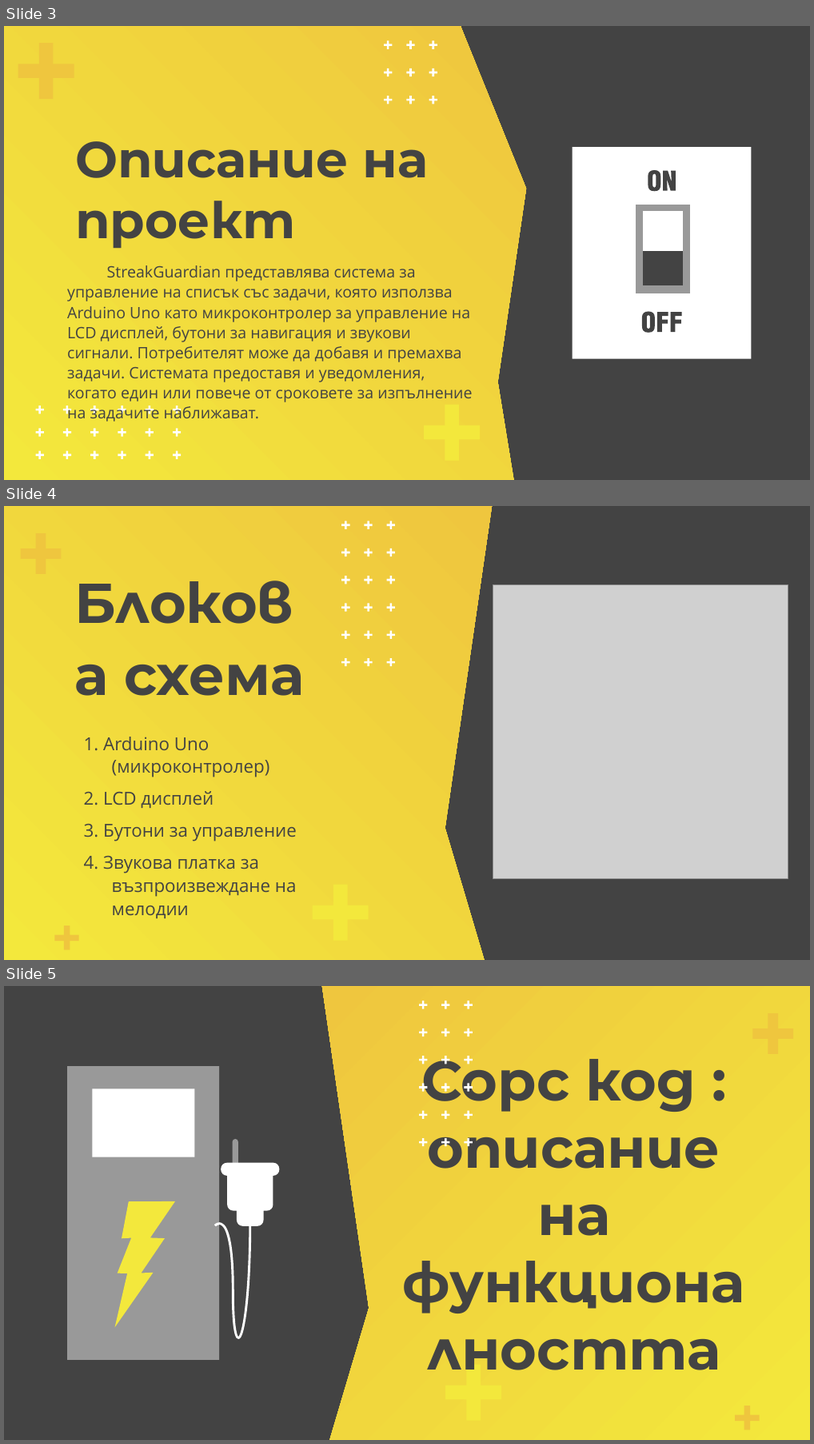
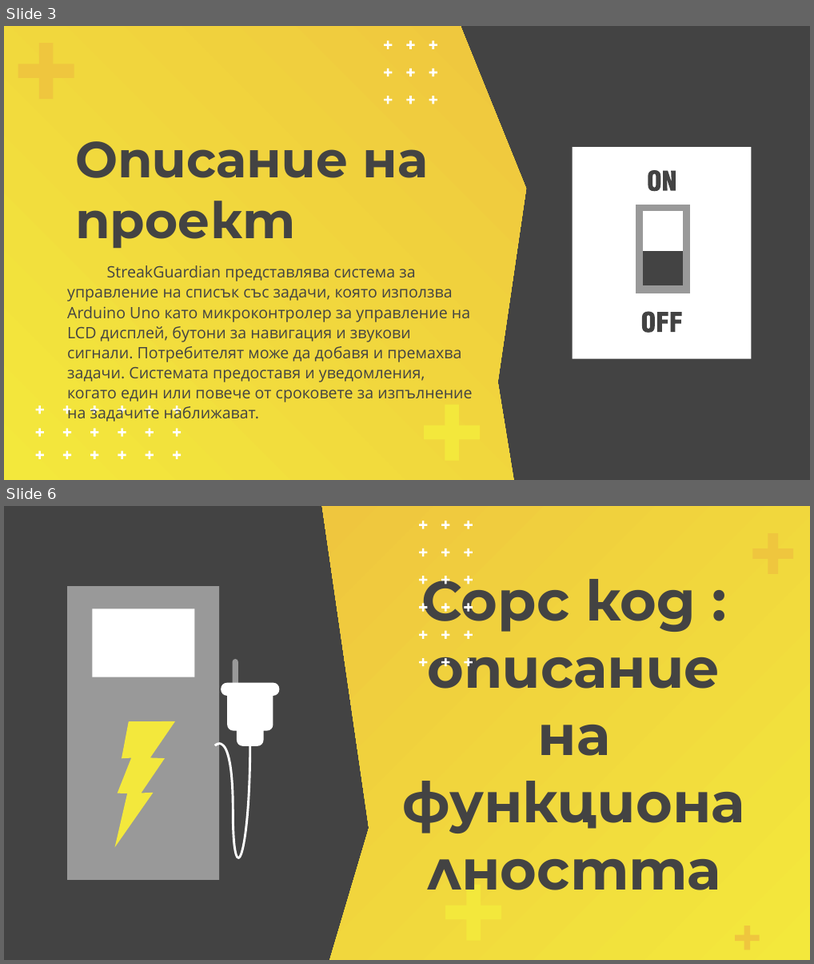
Before and after one commit to nikolaytabalyov/StreakGuardian, a slide deck: documents/Презентация - StreakGuardian.pptx. Shown one above the other, each under a label of ours: slides 3, 4 and 5 before the commit, slides 3 and 6 after it; the slides between them are not shown. The pictures are 814x1444 and 814x964 pixels, drawn with LibreOffice and Linux fonts; fonts in the diff are those of the drawing; grey boxes stand for pictures. Boxes give left, top, right and bottom in pixels: in the first picture for what was removed or moved away, otherwise in the second. Text is boxed around its words. In the diff, an @@ line names an element or a change of style, - is before the commit and + after.

```diff
--- a/documents/Презентация - StreakGuardian.pptx
+++ b/documents/Презентация - StreakGuardian.pptx
@@ slide 4 removed at (4,506,810,960), background #434343 @@
@@ freeform shape removed at (4,506,492,959) @@
@@ group removed at (342,520,395,667): 18 freeform shapes @@
@@ freeform shape removed at (21,533,62,574) @@
@@ picture removed at (493,584,788,878) @@
@@ title removed at (124,664,304,696) @@
-Блокова схема
@@ subtitle removed at (84,736,297,918) @@
-1. Arduino Uno (микроконтролер)
-2. LCD дисплей
-3. Бутони за управление
-4. Звукова платка за възпроизвеждане на мелодии
@@ freeform shape removed at (313,884,369,940) @@
@@ freeform shape removed at (55,925,79,949) @@
@@ what was slide 5 is now slide 6 @@
```
Also in this commit, not shown: 1 slide changed, 2 slides added, 1 other file.
